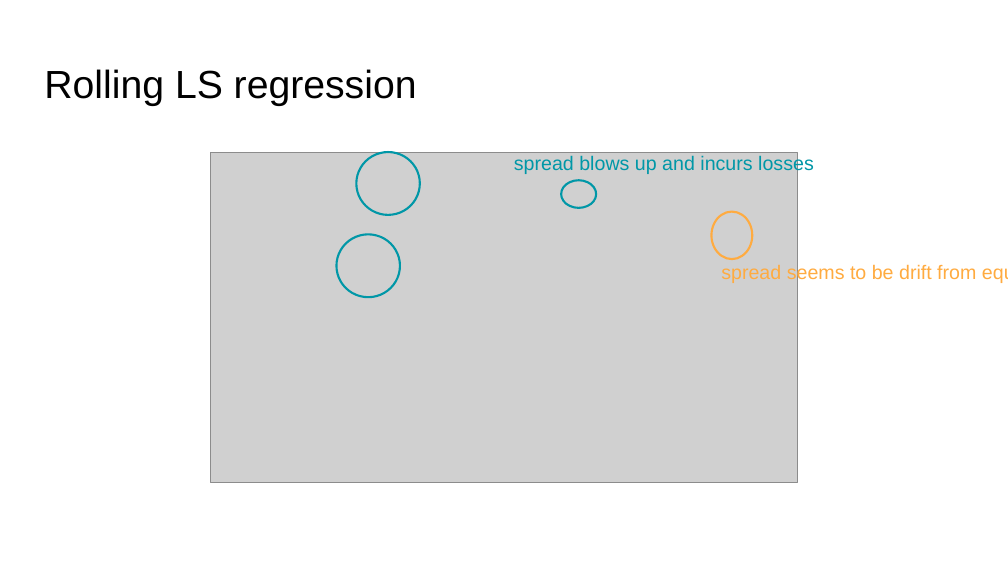
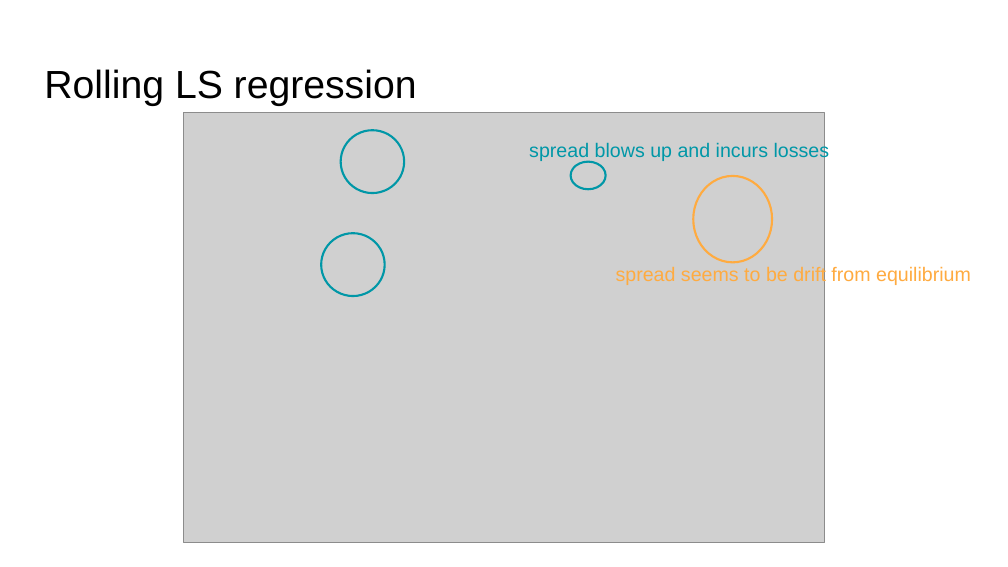
Before and after one commit to thtang/Pair-trading, a slide deck: slide 23 of Pair trading for Currencies.pptx. Drawn at 1008x567 pixels with LibreOffice and Linux fonts; fonts in the diff are those of the drawing; grey boxes stand for pictures. Boxes give left, top, right and bottom in pixels: in the first picture for what was removed or moved away, otherwise in the second. Text is boxed around its words. In the diff, an @@ line names an element or a change of style, - is before the commit and + after.

```diff
--- a/Pair trading for Currencies.pptx
+++ b/Pair trading for Currencies.pptx
@@ picture: place and size @@
-picture at box(211, 152, 797, 483)
+picture at box(183, 112, 824, 542)
@@ ellipse: place and size @@
-ellipse at box(357, 152, 420, 215)
+ellipse at box(341, 130, 404, 193)
@@ text "spread blows up and incurs ...": place and size @@
-text "spread blows up and incurs ..." at box(514, 155, 814, 175)
+text "spread blows up and incurs ..." at box(529, 142, 830, 162)
@@ ellipse: place and size @@
-ellipse at box(561, 180, 597, 208)
+ellipse at box(571, 161, 606, 188)
@@ ellipse: place and size @@
-ellipse at box(712, 212, 752, 259)
+ellipse at box(694, 176, 772, 263)
@@ ellipse: place and size @@
-ellipse at box(337, 235, 400, 297)
+ellipse at box(322, 233, 385, 295)
@@ text "spread seems to be drift ..." rewrapped from box(721, 264, 976, 284) to box(616, 266, 971, 286) @@
```
Also in this commit, not shown: 12 other slides changed, 1 slide removed, 16 other files.
